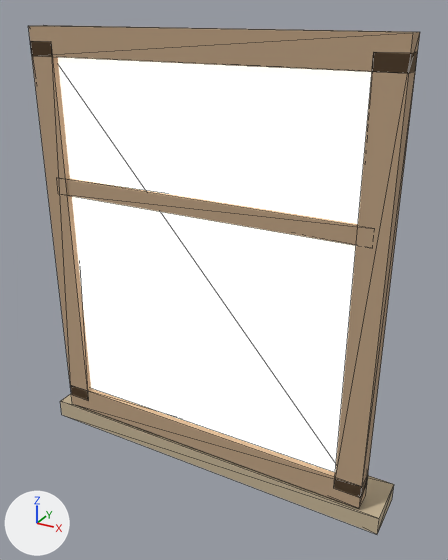
Renders of the glTF model assets/models/carriage_window.glb from each side of a commit.
One viewpoint serves both versions: a 50 mm lens placed at (0.864, -1.401, 0.688), pointed at (0.043, 0.092, -0.058). Lighting does not change. The marker at lower left points along +X, +Y and +Z. The older version comes first. Mesh edges are drawn as thin lines. Vertices at exactly the same position are counted once.

Names of what the first picture shows: 'Carriage_window'.
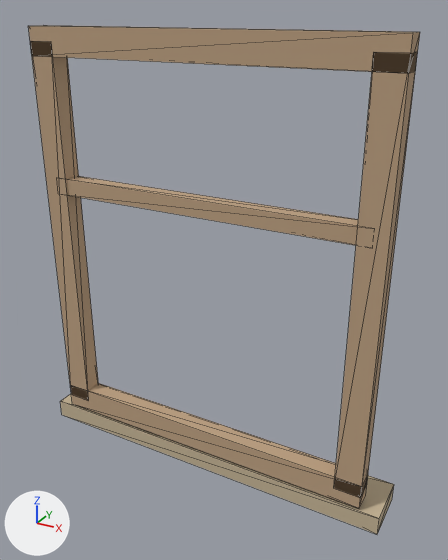
Patch to the scene script:
```diff
--- a/assets/models/carriage_window.glb.py
+++ b/assets/models/carriage_window.glb.py
@@ me_carriage_window_mesh @@
 # used by ob_carriage_window; location = (0.0, 0.0, 0.0)
-me_carriage_window_mesh.from_pydata(...)  # 52 vertices, 74 faces; spans x -0.6..0.6, y 0.0..0.16, z -0.71..0.64
+me_carriage_window_mesh.from_pydata(...)  # 48 vertices, 72 faces; spans x -0.6..0.6, y 0.0..0.16, z -0.71..0.64
+# me_carriage_window_mesh part 1: the loose piece of 4 vertices spanning x -0.48..0.48, y 0.02, z -0.56..0.56 is deleted
 me_carriage_window_mesh.materials.append(mat_flat)
-me_carriage_window_mesh.materials.append(mat_glow__f4dcc4)
```

What differs and where, as boxes [x1, y1, x2, y2] in the pictures (448 x 560 px):
part 1 of me_carriage_window_mesh, deleted
    before: [58, 57, 372, 472]
